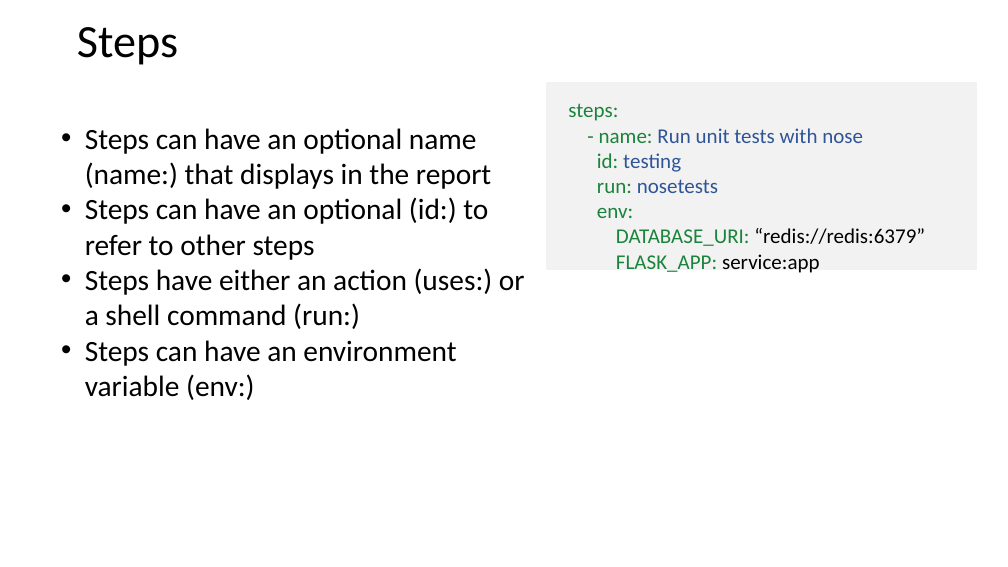
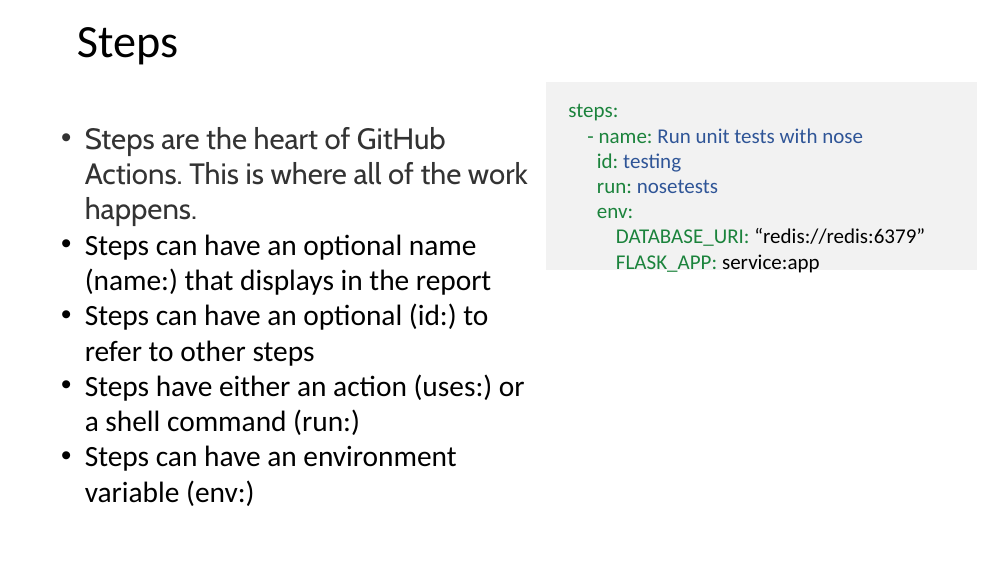
Before and after one commit to johnxu21/johnxu21.github.io, a slide deck: slide 26 of teaching/CS472/Timetable/CI-CD.pptx. Drawn at 1008x567 pixels with LibreOffice and Linux fonts; fonts in the diff are those of the drawing. Boxes give left, top, right and bottom in pixels: in the first picture for what was removed or moved away, otherwise in the second. Text is boxed around its words. In the diff, an @@ line names an element or a change of style, - is before the commit and + after.

```diff
--- a/teaching/CS472/Timetable/CI-CD.pptx
+++ b/teaching/CS472/Timetable/CI-CD.pptx
@@ text at [85,127,528,226]: paragraph added @@
+• Steps are the heart of GitHub Actions. This is where all of the work happens.
```
Also in this commit, not shown: 1 other slide changed, 2 other files.
